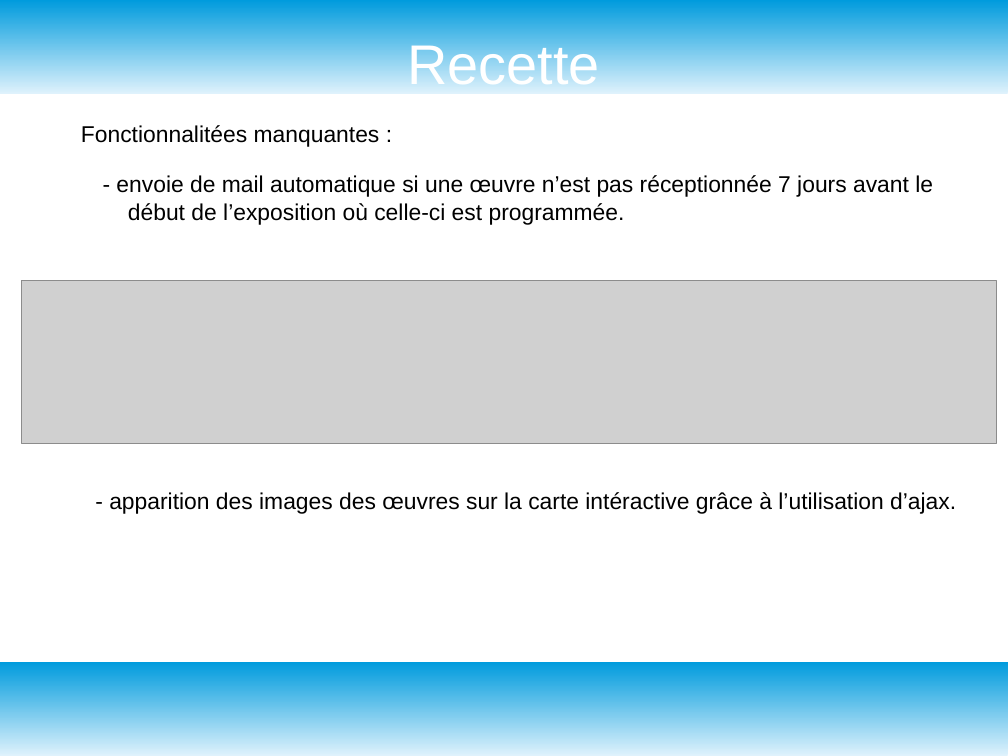
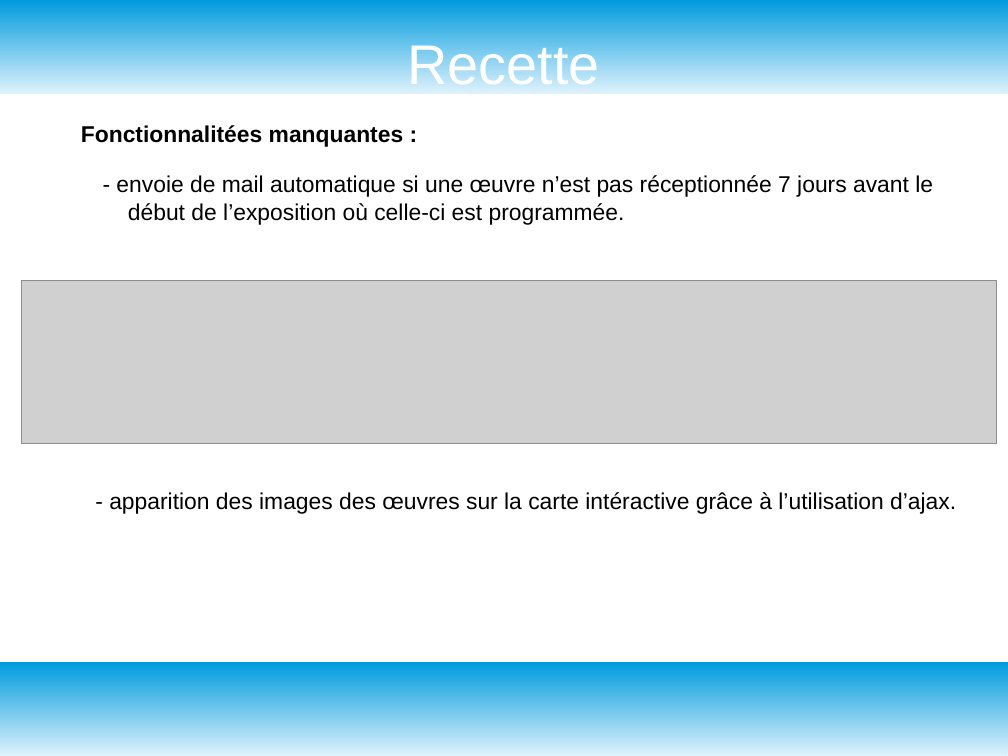
Before and after one commit to GuyomH/Fil-Rouge, a slide deck: slide 17 of assets/grand angle diapo.odp. Drawn at 1008x756 pixels with LibreOffice and Linux fonts; fonts in the diff are those of the drawing; grey boxes stand for pictures. Boxes give left, top, right and bottom in pixels: in the first picture for what was removed or moved away, otherwise in the second. Text is boxed around its words. In the diff, an @@ line names an element or a change of style, - is before the commit and + after.

```diff
--- a/assets/grand angle diapo.odp
+++ b/assets/grand angle diapo.odp
@@ text "Fonctionnalitées manquantes :" at box(81, 125, 404, 147): bold on @@
```
Also in this commit, not shown: 1 other slide changed, 6 slides added, 1 slide removed.
